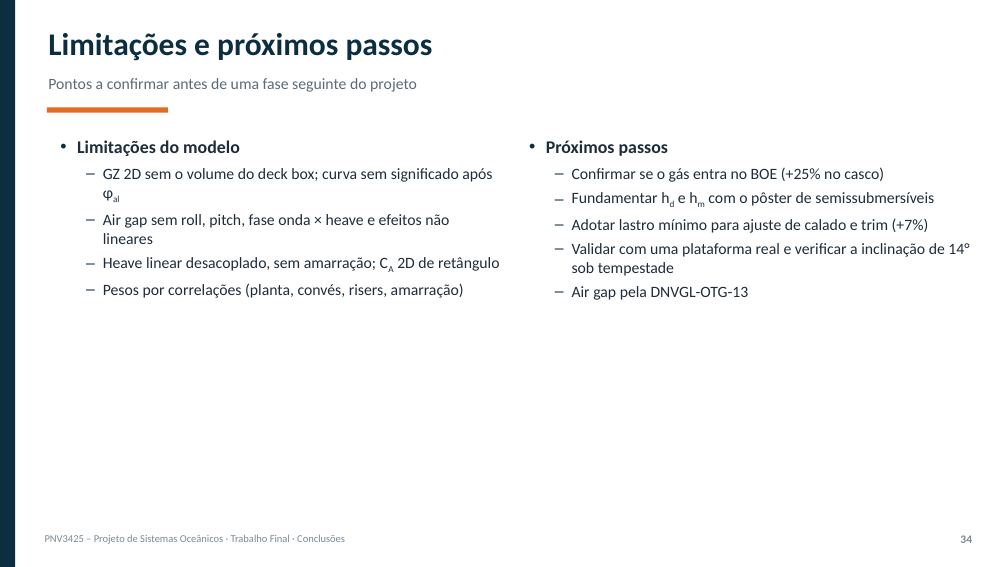
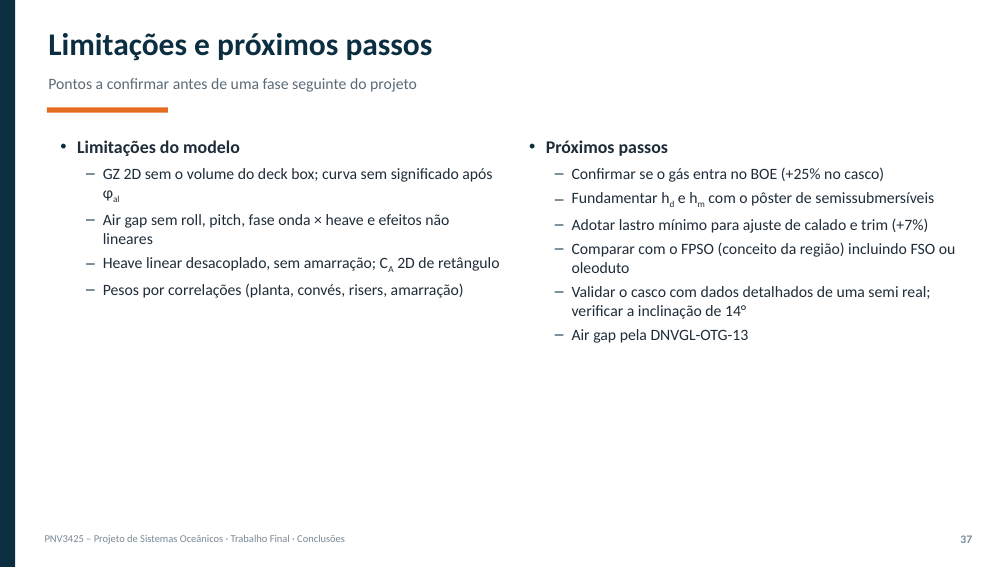
Before and after one commit to gustavogsilvaa/PNV3425-Projeto-de-Sistemas-Oceanicos, a slide deck: slide 37 of apresentacao/PNV3425_G02_apresentacao_completa.pptx (slide 34 before the commit). Drawn at 1008x567 pixels with LibreOffice and Linux fonts; fonts in the diff are those of the drawing. Boxes give left, top, right and bottom in pixels: in the first picture for what was removed or moved away, otherwise in the second. Text is boxed around its words. In the diff, an @@ line names an element or a change of style, - is before the commit and + after.

Commit message:
Comparativo com plataformas reais (CLOV FPSO, Scarabeo 5 e semis de produção do GoM)
- novo script com dados públicos e fontes; figura e CSV em resultados/complementar
- seção 9 do relatório e slides nas duas apresentações

```diff
--- a/apresentacao/PNV3425_G02_apresentacao_completa.pptx
+++ b/apresentacao/PNV3425_G02_apresentacao_completa.pptx
@@ text at (572,242,956,319): text changed @@
-– Validar com uma plataforma real e verificar a inclinação de 14° sob tempestade
+– Comparar com o FPSO (conceito da região) incluindo FSO ou oleoduto
+– Validar o casco com dados detalhados de uma semi real; verificar a inclinação de 14°
@@ text at (960,535,972,543): text changed @@
-34
+37
```
Also in this commit, not shown: 2 other slides changed, 3 slides added, 11 other files.
